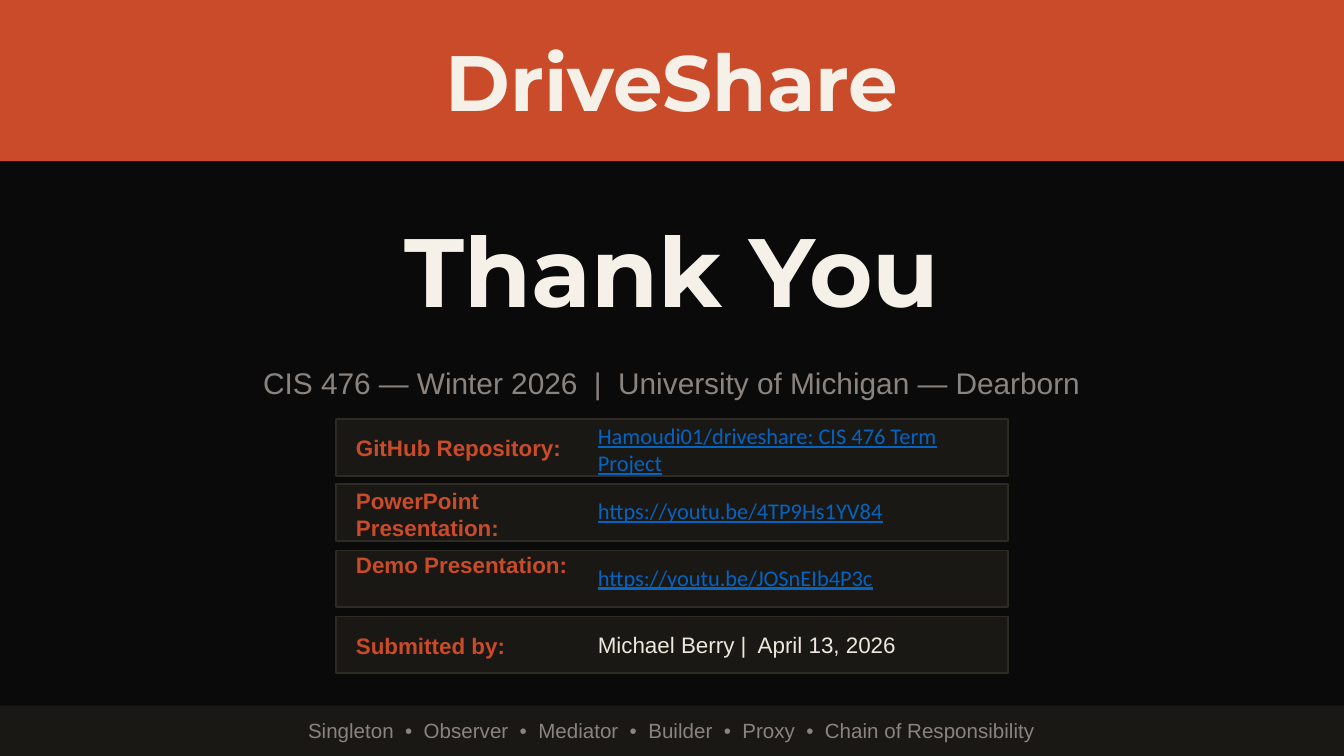
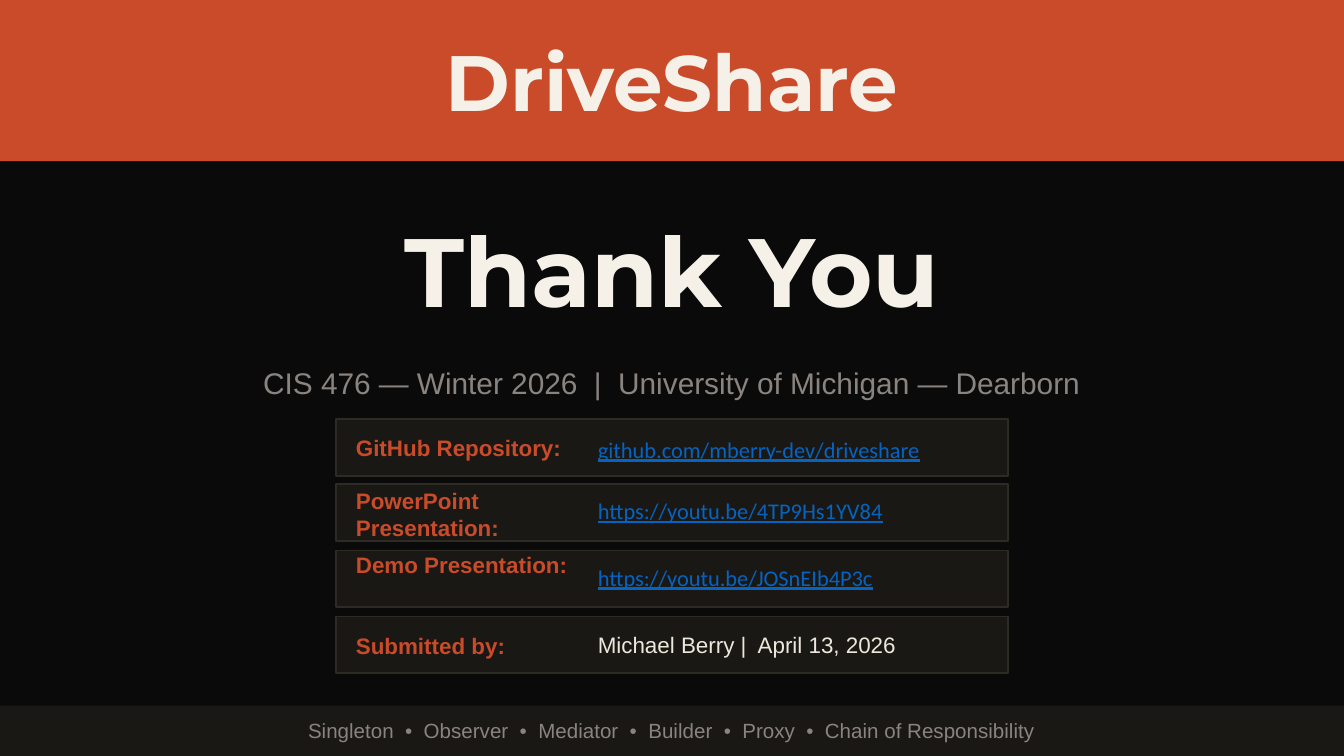
Before and after one commit to mberry-dev/driveshare, a slide deck: slide 11 of presentation/DriveShare_Presentation.pptx (slide 10 before the commit). Drawn at 1344x756 pixels with LibreOffice and Linux fonts; fonts in the diff are those of the drawing. Boxes give left, top, right and bottom in pixels: in the first picture for what was removed or moved away, otherwise in the second. Text is boxed around its words. In the diff, an @@ line names an element or a change of style, - is before the commit and + after.

```diff
--- a/presentation/DriveShare_Presentation.pptx
+++ b/presentation/DriveShare_Presentation.pptx
@@ text at (x1=598, y1=442, x2=919, y2=462): text changed @@
-Hamoudi01/driveshare: CIS 476 Term Project
+github.com/mberry-dev/driveshare
```
Also in this commit, not shown: 3 other slides changed, 1 slide added, 1 other file.
